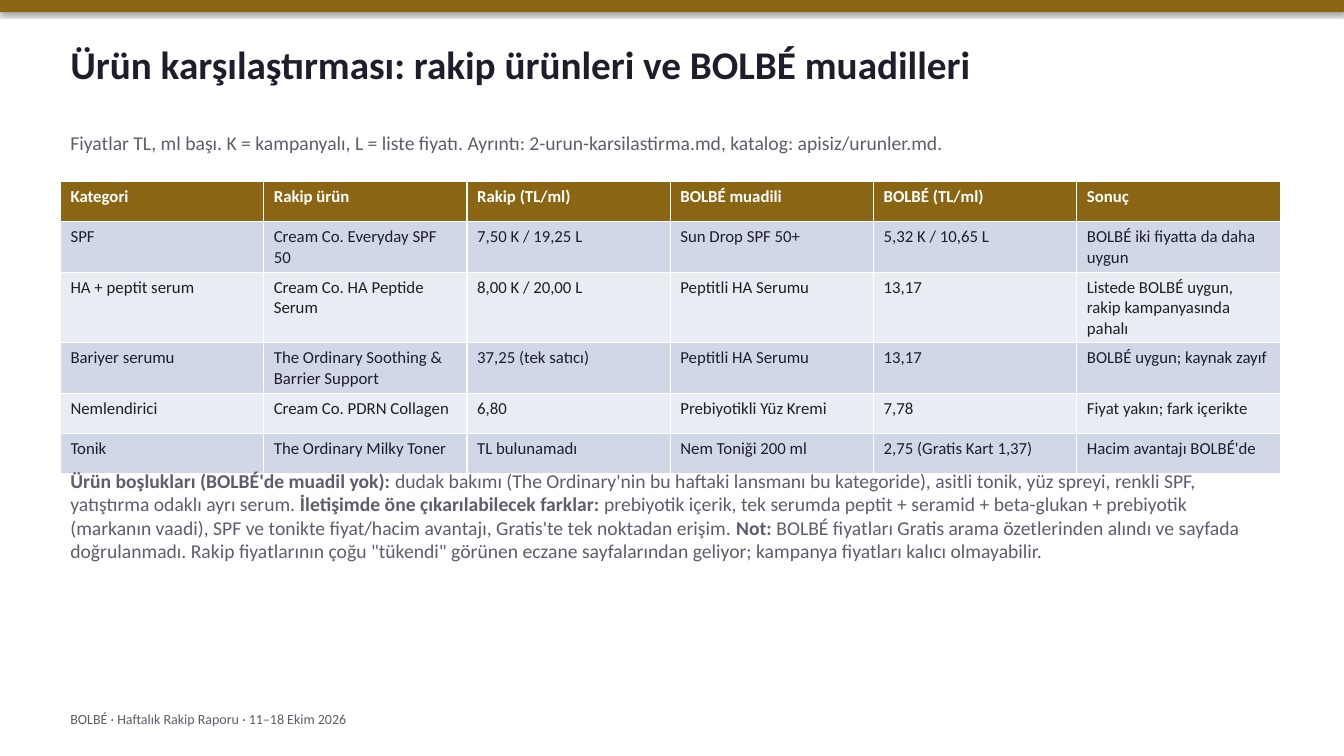
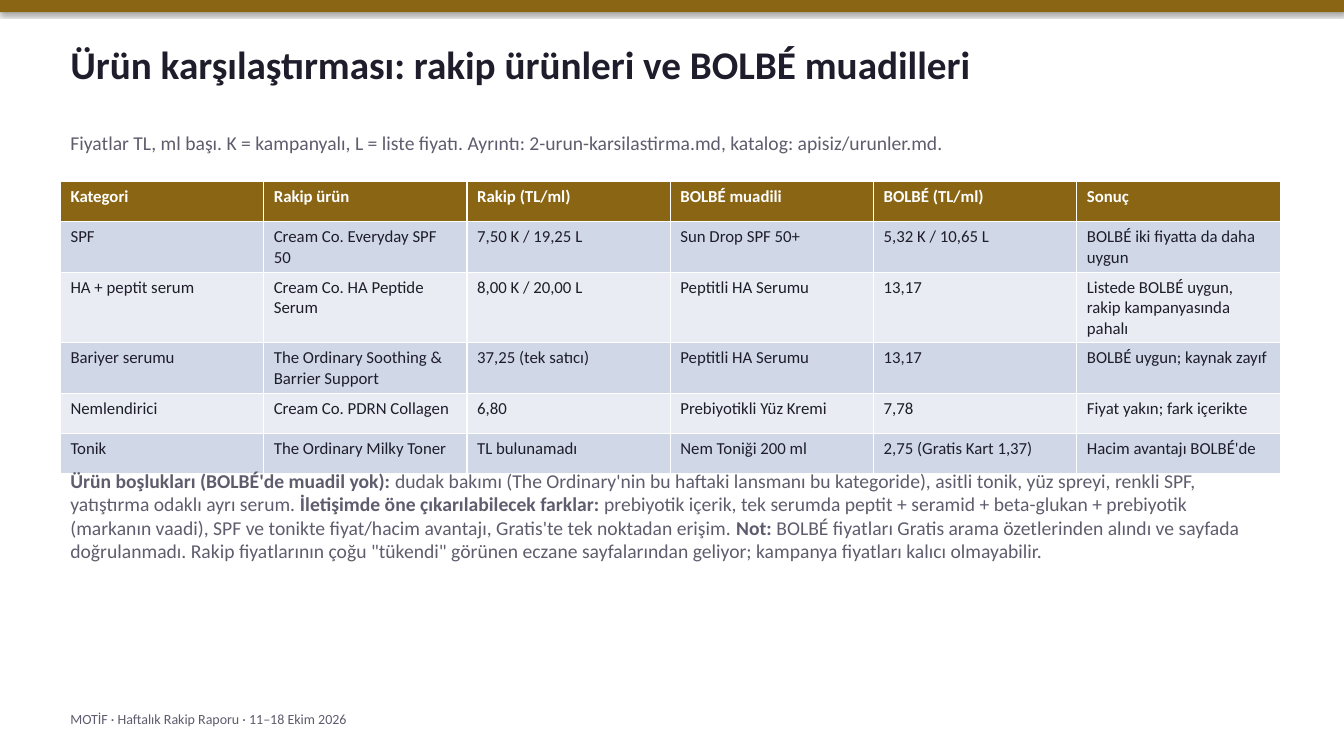
Before and after one commit to rumeysabnzz/ai-agent-team, a slide deck: slide 5 of apisiz/raporlar/2026-10-18-rakip-taramasi/sunum/haftalik-rakip-raporu.pptx. Drawn at 1344x756 pixels with LibreOffice and Linux fonts; fonts in the diff are those of the drawing. Boxes give left, top, right and bottom in pixels: in the first picture for what was removed or moved away, otherwise in the second. Text is boxed around its words. In the diff, an @@ line names an element or a change of style, - is before the commit and + after.

```diff
--- a/apisiz/raporlar/2026-10-18-rakip-taramasi/sunum/haftalik-rakip-raporu.pptx
+++ b/apisiz/raporlar/2026-10-18-rakip-taramasi/sunum/haftalik-rakip-raporu.pptx
@@ text at (70,712,346,726): text changed @@
-BOLBÉ · Haftalık Rakip Raporu · 11–18 Ekim 2026
+MOTİF · Haftalık Rakip Raporu · 11–18 Ekim 2026
```
Also in this commit, not shown: 7 other slides changed, 16 other files.
